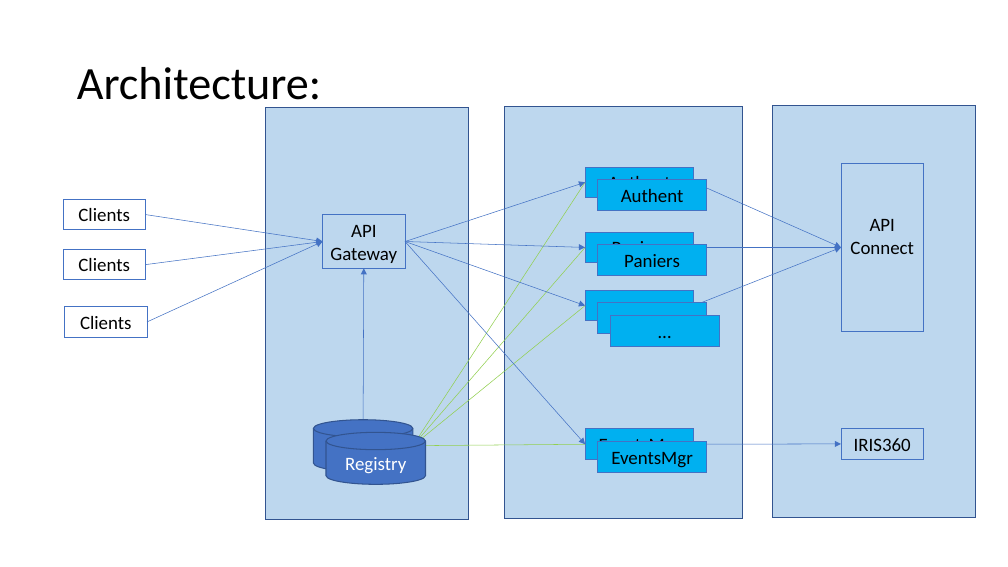
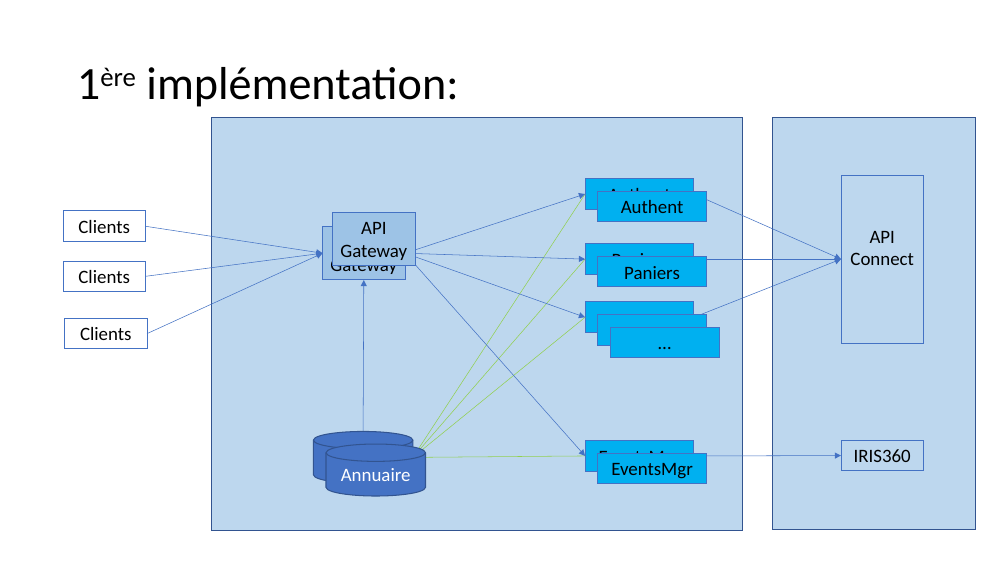
Before and after one commit to apulcino/MSAFO, a slide deck: slide 11 of maquette.pptx (slide 9 before the commit). Drawn at 1008x567 pixels with LibreOffice and Linux fonts; fonts in the diff are those of the drawing. Boxes give left, top, right and bottom in pixels: in the first picture for what was removed or moved away, otherwise in the second. Text is boxed around its words. In the diff, an @@ line names an element or a change of style, - is before the commit and + after.

```diff
--- a/maquette.pptx
+++ b/maquette.pptx
@@ title at [146,67,458,107]: text changed @@
-Architecture:
+1ère implémentation:
@@ rectangle: place and size @@
-rectangle at [504,106,743,518]
+rectangle at [212,118,743,530]
@@ rectangle removed at [265,107,469,520] @@
@@ rectangle "API Gateway" at [323,227,405,281]: fill none to #9DC3E6 @@
@@ rectangle added at [333,212,415,266], fill #9DC3E6, outline #4472C4 0.75 pt, 18 pt, text #000000 @@
+API Gateway
@@ 16 rectangles, 16 arrows, 2 cylinders: place and size @@
-16 rectangles, 16 arrows, 2 cylinders at [63,106,976,518]
+16 rectangles, 16 arrows, 2 cylinders at [63,117,976,529]
@@ text in cylinder at [341,468,411,481]: text changed @@
-Registry
+Annuaire
```
Also in this commit, not shown: 8 other slides changed, 2 slides added, 3 other files.
